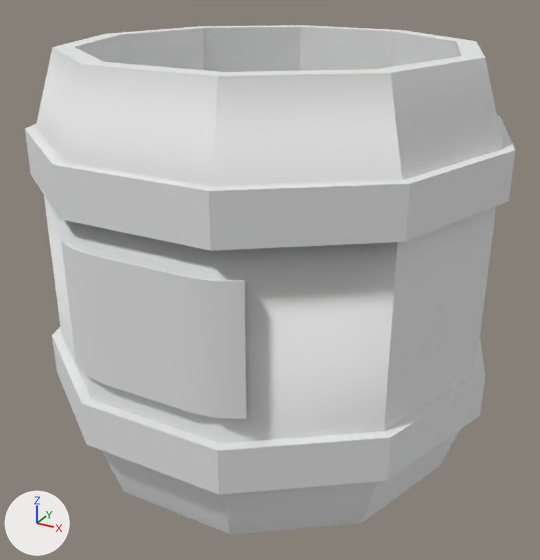
The OBJ model Assets/05. artAssets/01. 3D assets/barrel_low.obj: old version first, new version second.
One viewpoint serves both versions: a 50 mm camera at (92.8, -169.3, 129.1) aimed at (1.4, -3.2, 46.0). Lighting does not change. The marker at lower left points along +X, +Y and +Z. Where no turn or scale is listed for an object, it has been applied to the vertices. Vertices at the same position are counted once.

In view in the first picture: 'barrel_low'.
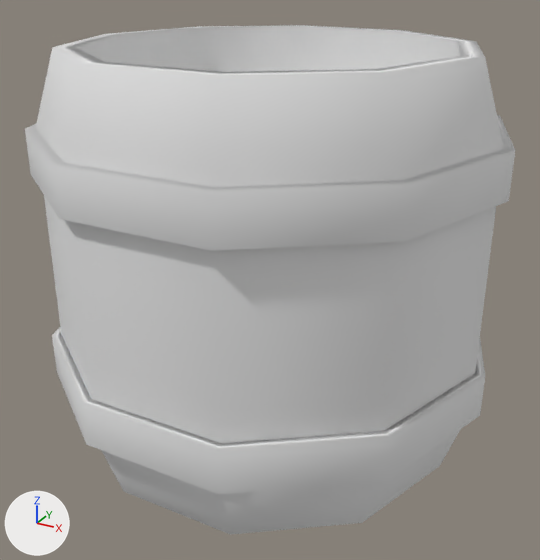
The change in detail:
me_barrel_low is used by ob_barrel_low; location (0.0, 0.0, 0.0).
me_barrel_low had 160 vertices, 177 faces and spanned x -61.6..61.6, y -58.6..58.6, z 0.0..108.1.
me_barrel_low no longer uses material mat_initialshadinggroup (white #e7e7e7).
me_barrel_low now has 136 vertices, 160 faces and spans x -61.6..61.6, y -58.6..58.6, z 0.0..108.1.
me_barrel_low part 1: the loose piece of 24 vertices spanning x -23.8..23.8, y -58.0..-53.5, z 38.1..70.0 is deleted.
Part 2, on me_barrel_low:
16 faces are deleted.
16 new faces join them.
me_barrel_low part 3: the surface is now shaded smooth.

Location of each change, (x1, y1, x2, y2) in pixels of the pictures (540 x 560 px; the box of a moved part takes in the faces that stretch with it):
part 1 of me_barrel_low, deleted: before (61, 239, 247, 419)
part 2 of me_barrel_low, moved or reshaped: (497, 115, 515, 150) in both
